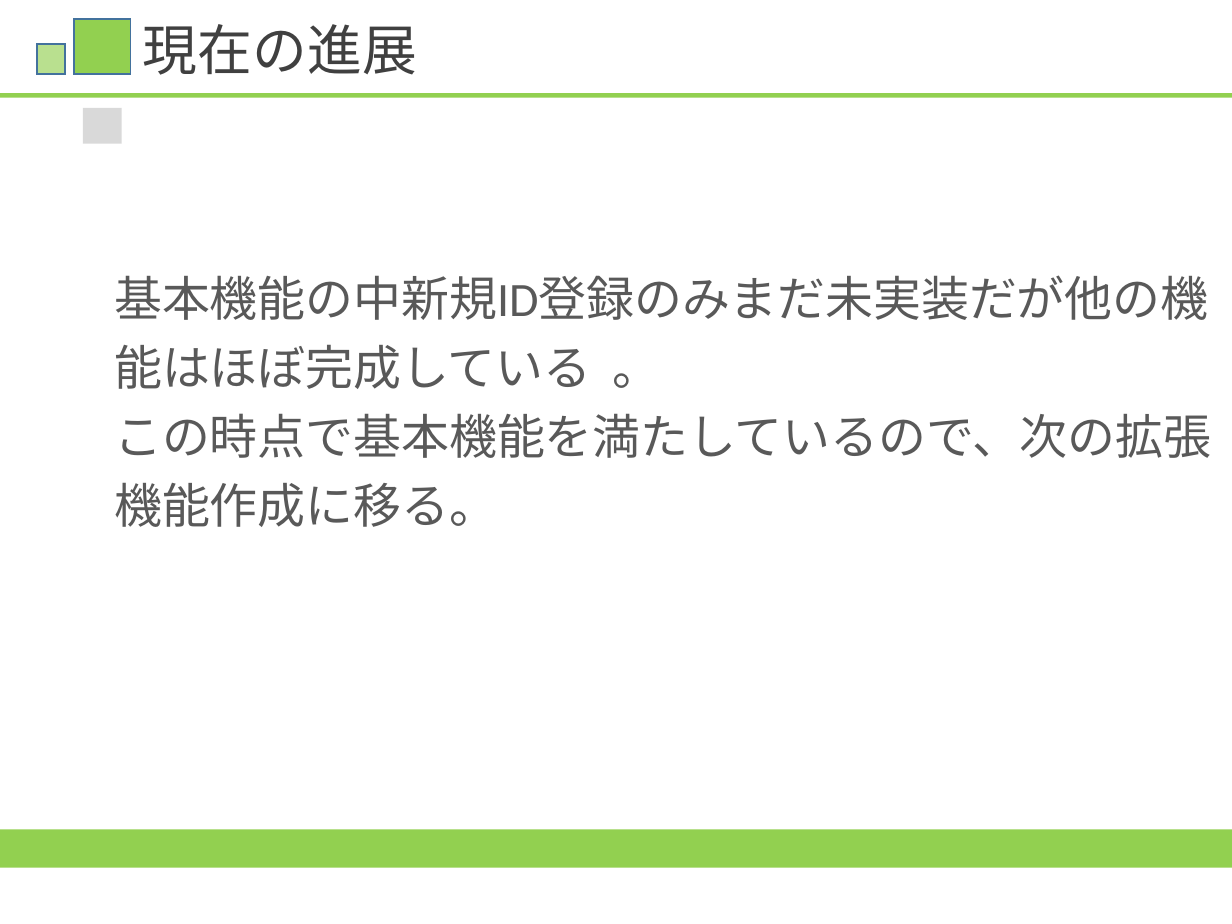
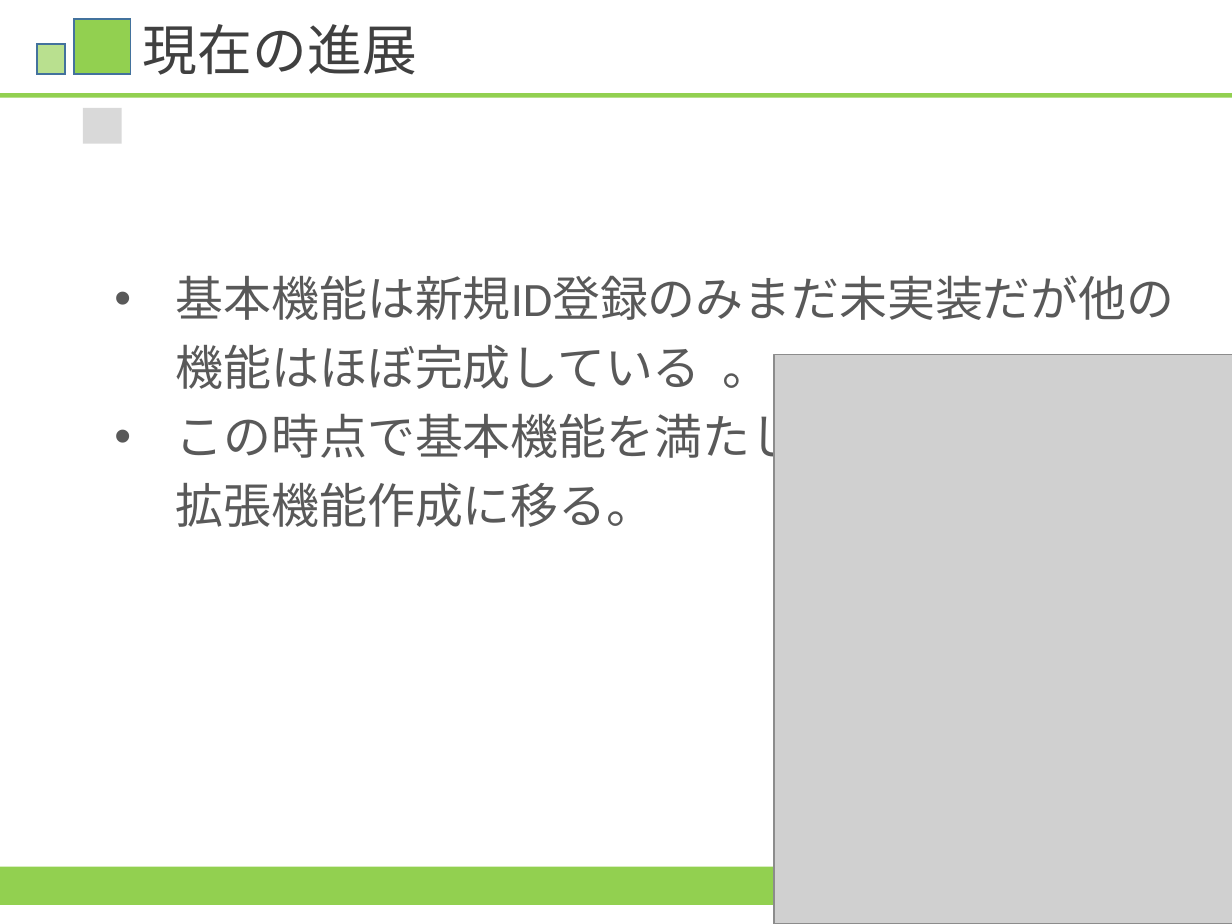
Before and after one commit to HamuroAC/Hamfile, a slide deck: slide 9 of 資料/発表資料.pptx. Drawn at 1232x924 pixels with LibreOffice and Linux fonts; fonts in the diff are those of the drawing; grey boxes stand for pictures. Boxes give left, top, right and bottom in pixels: in the first picture for what was removed or moved away, otherwise in the second. Text is boxed around its words. In the diff, an @@ line names an element or a change of style, - is before the commit and + after.

```diff
--- a/資料/発表資料.pptx
+++ b/資料/発表資料.pptx
@@ text at [176, 275, 1174, 388]: text changed @@
-基本機能の中新規ID登録のみまだ未実装だが他の機能はほぼ完成している 。
+• 基本機能は新規ID登録のみまだ未実装だが他の機能はほぼ完成している 。
@@ picture added at [774, 355, 1232, 924] @@
@@ text at [176, 405, 1177, 527]: bullet none to • @@
@@ rectangle: place and size @@
-rectangle at [0, 829, 1232, 867]
+rectangle at [0, 867, 1231, 906]
```
Also in this commit, not shown: 14 other slides changed.
